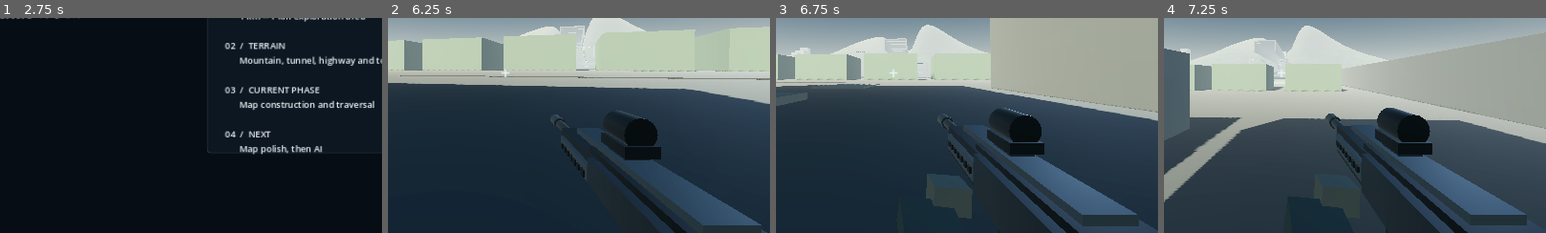
Above: before the commit, frames 1-4 (left to right).
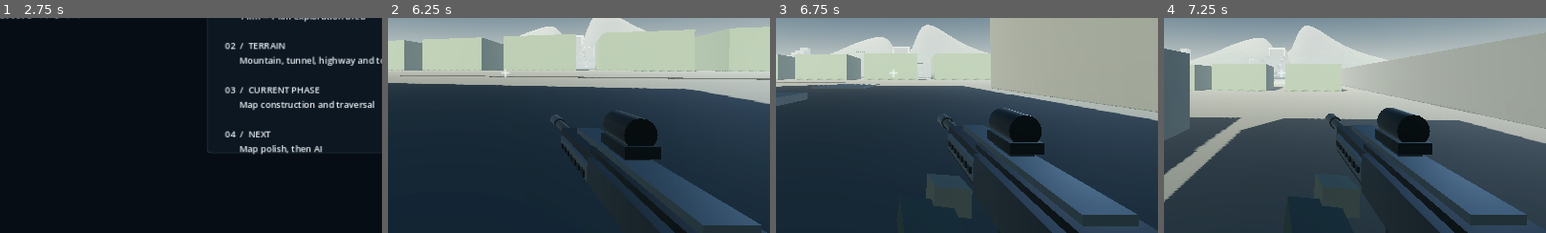
Above: after the commit, the same moments.

Repository: YukkuriP/Yukkuri-FPS2
Game: Godot game, scene res://scenes/main.tscn
The game is run twice, just before and just after one commit, with the same random seed, the same clock (stepped at 60 frames per second) and the same inputs.
Inputs (mouse positions are % of the whole screen's width and height, from its top left):
- Up to frame 1 (2.75 s): tap Enter at 0.5, 2.1 s; move the mouse to (45, 70) at 0.52 s; hold W 0.53-2.03 s; tap F at 0.6 s; click (45, 70) at 0.67 s; tap Space at 0.77, 1.25, 1.52 s; move the mouse to (80, 65) at 1.27 s; tap R at 1.35 s; move the mouse to (20, 35) at 2.02 s; hold A from 2.03 s (still down)
- Up to frame 2 (6.25 s): release A at 2.75 s; click "作戦開始 / DEPLOY →" at 2.75 s; tap Enter at 3.5, 5 s; move the mouse to (55, 50) at 3.52 s; hold A 3.53-4.28 s; tap Shift at 3.6 s; click (55, 50) at 3.67 s; tap Space at 3.77, 4.25, 4.52, 5.27 s; move the mouse to (46, 48) at 4.27 s; hold Ctrl 4.28-5.03 s; hold W from 4.28 s (still down); move the mouse to (55, 50) at 5.02 s; tap F at 5.1 s; move the mouse to (45, 50) at 5.77 s; tap R at 5.85 s; click (45, 50) at 5.92 s
- Up to frame 3 (6.75 s): move the mouse to (52, 48) at 6.52 s; release W at 6.53 s; hold D from 6.53 s (still down); tap Enter at 6.6 s
- Up to frame 4 (7.25 s): keep holding D; tap Space at 6.77 s
The pictures show only the part of the screen within x 35-85%, y 37-87%; the shares and areas given below are measured in that part.

Frame 1 is identical in both runs. In frame 2, 0.3% of the frame differs, in the area x 45-52%, y 3-13%; in frame 3, 0.2%; in frame 4, 0.3%, in the area x 23-33%, y 10-19%.

Commit message:
Align tunnel and highway structures to terrain grade and refine road palette

Diff:
--- a/scripts/main.gd
+++ b/scripts/main.gd
@@ -478,8 +478,9 @@
 
 	_add_base(Vector3(0, 0, 445), Color("#536c59"), "SOUTH / FRIENDLY")
 	_add_base(Vector3(0, 0, -445), Color("#75604d"), "NORTH / HOSTILE")
-	_add_tunnel_portal(Vector3(0, 27, 145), false)
-	_add_tunnel_portal(Vector3(0, 27, -145), true)
+	_add_tunnel_portal(Vector3(0, _terrain_height(0.0, 145.0) + 0.24, 145.0), false)
+	_add_tunnel_portal(Vector3(0, _terrain_height(0.0, -145.0) + 0.24, -145.0), true)
+	_add_tunnel_lining()
 	_add_underground_facility(Vector3(24, 12, 0))
 	_add_city_district(Vector3(-245, 0, 25), 7, 5, 19.0, Color("#777b78"))
 	_add_city_district(Vector3(-280, 0, -215), 5, 4, 24.0, Color("#8b8174"))
@@ -538,7 +539,7 @@
 	var road_visual := MeshInstance3D.new()
 	road_visual.name = "ContinuousHighwaySurface"
 	road_visual.mesh = road_mesh
-	road_visual.material_override = _make_material(Color("#34393a"), 0.92)
+	road_visual.material_override = _make_material(Color("#292e31"), 0.96)
 	world.add_child(road_visual)
 	var road_body := StaticBody3D.new()
 	road_body.name = "HighwayCollision"
@@ -550,13 +551,13 @@
 	for z_index in range(5, 200, 6):
 		var z := -500.0 + float(z_index) * step
 		var y := _terrain_height(0.0, z) + 0.29
-		_add_ground_patch(Vector3(0.0, y, z + 5.0), Vector3(0.16, 0.035, 4.0), Color("#e0d9bd"))
+		_add_ground_patch(Vector3(0.0, y, z + 5.0), Vector3(0.16, 0.035, 4.0), Color("#d7d4c8"))
 	# Pale shoulder strips sit just outside the asphalt without covering it.
 	for side in [-1.0, 1.0]:
 		for z_index in range(0, 200, 2):
 			var z := -500.0 + float(z_index) * step
 			var y := _terrain_height(0.0, z) + 0.12
-			_add_ground_patch(Vector3(side * 10.0, y, z + 2.5), Vector3(2.0, 0.12, 5.0), Color("#77776d"))
+			_add_ground_patch(Vector3(side * 10.0, y, z + 2.5), Vector3(2.0, 0.12, 5.0), Color("#777a78"))
 
 func _add_road(center: Vector3, size: Vector3, color: Color, visual_only: bool = false) -> void:
 	var mesh := BoxMesh.new()
@@ -717,17 +718,32 @@
 	world.add_child(sign)
 
 func _add_tunnel_portal(pos: Vector3, north_end: bool) -> void:
-	# Concrete portal frame and a dark tube. The terrain corridor is cut into the ridge around it.
-	for x in [-11.0, 11.0]:
-		world.add_child(_make_box(pos + Vector3(x, 5.5, 0), Vector3(2.0, 11.0, 2.2), Color("#656c6b")))
-	world.add_child(_make_box(pos + Vector3(0, 11.0, 0), Vector3(24.0, 2.0, 2.2), Color("#777d79")))
-	var tunnel_center_z := pos.z + (15.0 if north_end else -15.0)
-	# Open-sided tunnel lining: roof and side walls leave a clear drivable passage.
-	world.add_child(_make_box(Vector3(-8.8, 31.7, tunnel_center_z), Vector3(0.8, 9.0, 260.0), Color("#353d40")))
-	world.add_child(_make_box(Vector3(8.8, 31.7, tunnel_center_z), Vector3(0.8, 9.0, 260.0), Color("#353d40")))
-	world.add_child(_make_box(Vector3(0, 36.2, tunnel_center_z), Vector3(18.0, 0.8, 260.0), Color("#292f32")))
-	for offset in range(-120, 121, 20):
-		world.add_child(_make_box(Vector3(0, 35.7, tunnel_center_z + float(offset)), Vector3(18.0, 0.35, 0.35), Color("#4b5150")))
+	# Portal frame is anchored to the actual road surface at each entrance.
+	var road_y := pos.y
+	for x in [-10.0, 10.0]:
+		world.add_child(_make_box(pos + Vector3(x, 5.0, 0), Vector3(1.8, 10.0, 2.4), Color("#777b79")))
+	world.add_child(_make_box(pos + Vector3(0, 10.0, 0), Vector3(22.0, 1.8, 2.4), Color("#858783")))
+	# Dark recessed portal face makes the opening read clearly against the terrain.
+	world.add_child(_make_box(Vector3(0.0, road_y + 4.5, pos.z + (1.15 if north_end else -1.15)), Vector3(18.0, 8.6, 0.25), Color("#202629")))
+
+func _add_tunnel_lining() -> void:
+	# Build the tunnel in short sections, sampling the same height function as the road.
+	# This keeps walls, roof and lights attached to the changing grade instead of floating.
+	for z_index in range(58):
+		var z := -142.5 + float(z_index) * 5.0
+		var road_y := _terrain_height(0.0, z) + 0.24
+		var section_center := z + 2.5
+		var section_floor := _terrain_height(0.0, section_center) + 0.24
+		world.add_child(_make_box(Vector3(-9.0, section_floor + 4.25, section_center), Vector3(0.7, 8.5, 5.05), Color("#555d60")))
+		world.add_child(_make_box(Vector3(9.0, section_floor + 4.25, section_center), Vector3(0.7, 8.5, 5.05), Color("#555d60")))
+		world.add_child(_make_box(Vector3(0.0, section_floor + 8.65, section_center), Vector3(18.7, 0.45, 5.05), Color("#343b3e")))
+		# Repeating concrete ribs add depth without changing the tunnel clearance.
+		if z_index % 4 == 0:
+			for x in [-8.45, 8.45]:
+				world.add_child(_make_box(Vector3(x, section_floor + 4.25, section_center), Vector3(0.22, 8.5, 0.18), Color("#858984")))
+		# Low-intensity ceiling strips are evenly spaced along the tunnel.
+		if z_index % 6 == 0:
+			world.add_child(_make_box(Vector3(0.0, section_floor + 8.38, section_center), Vector3(2.2, 0.08, 0.65), Color("#c6c2a8")))
 
 func _add_underground_facility(pos: Vector3) -> void:
 	# Side entrance midway through the tunnel, with an illuminated descent into the bunker.
